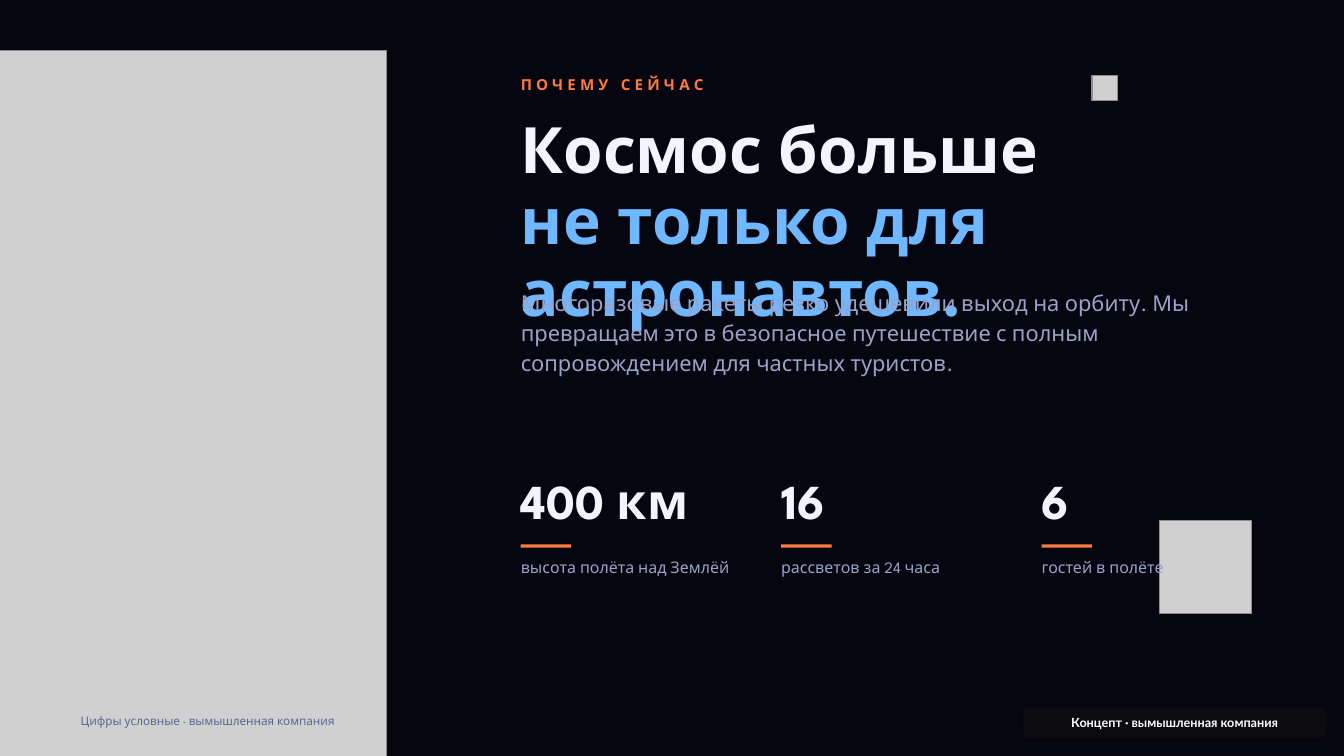
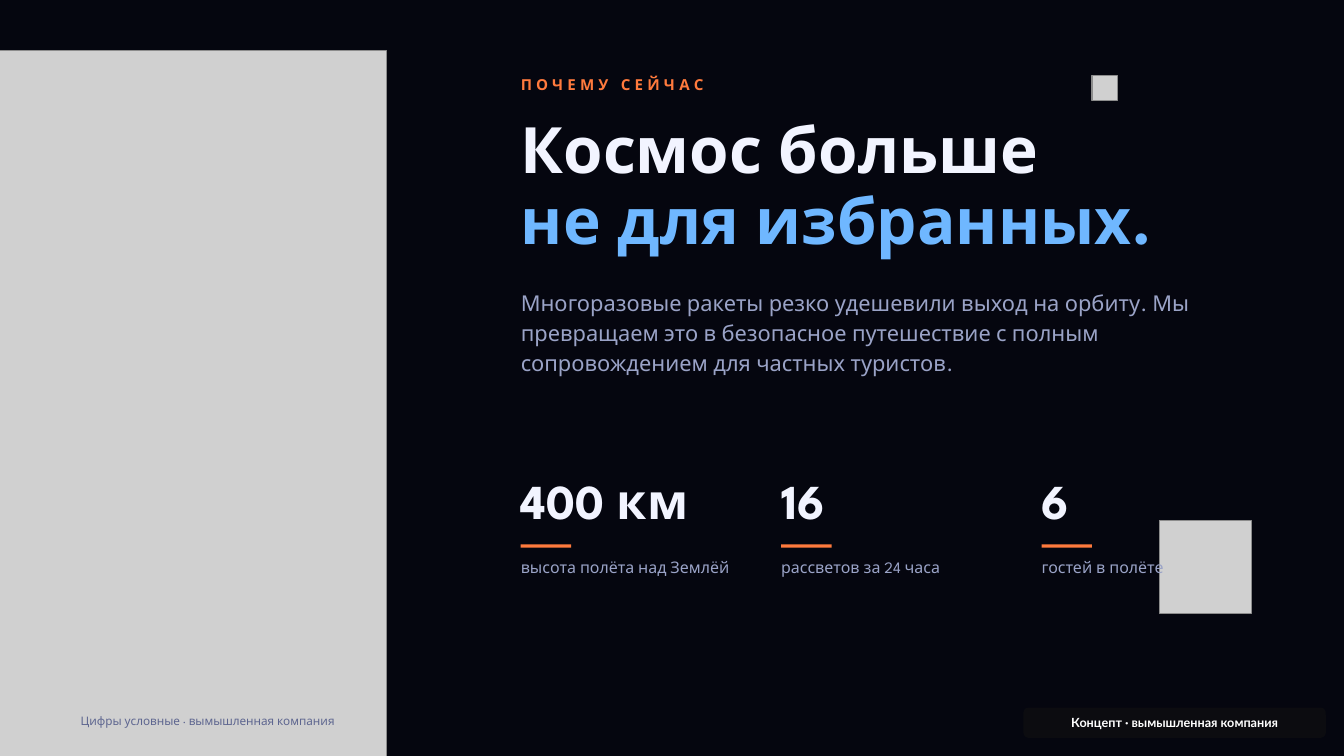
Before and after one commit to nikitakustov123/education-decks, a slide deck: slide 2 of ru/pptx/01-orbit-lines.pptx. Drawn at 1344x756 pixels with LibreOffice and Linux fonts; fonts in the diff are those of the drawing; grey boxes stand for pictures; background and template pictures are left out. Boxes give left, top, right and bottom in pixels: in the first picture for what was removed or moved away, otherwise in the second. Text is boxed around its words. In the diff, an @@ line names an element or a change of style, - is before the commit and + after.

```diff
--- a/ru/pptx/01-orbit-lines.pptx
+++ b/ru/pptx/01-orbit-lines.pptx
@@ text at box(521, 124, 1132, 260): text changed @@
-Космос больше
-не только для астронавтов.
+Космос больше
+не для избранных.
```
Also in this commit, not shown: 1 other slide changed, 9 other files.
